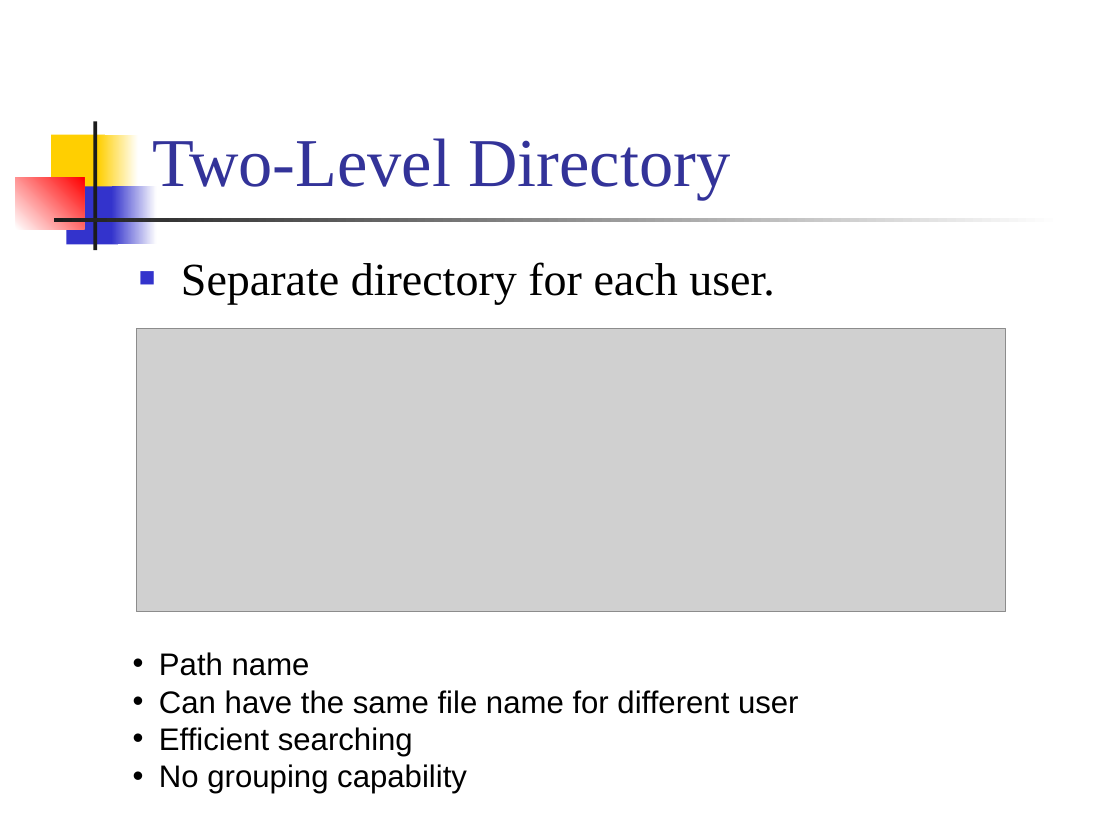
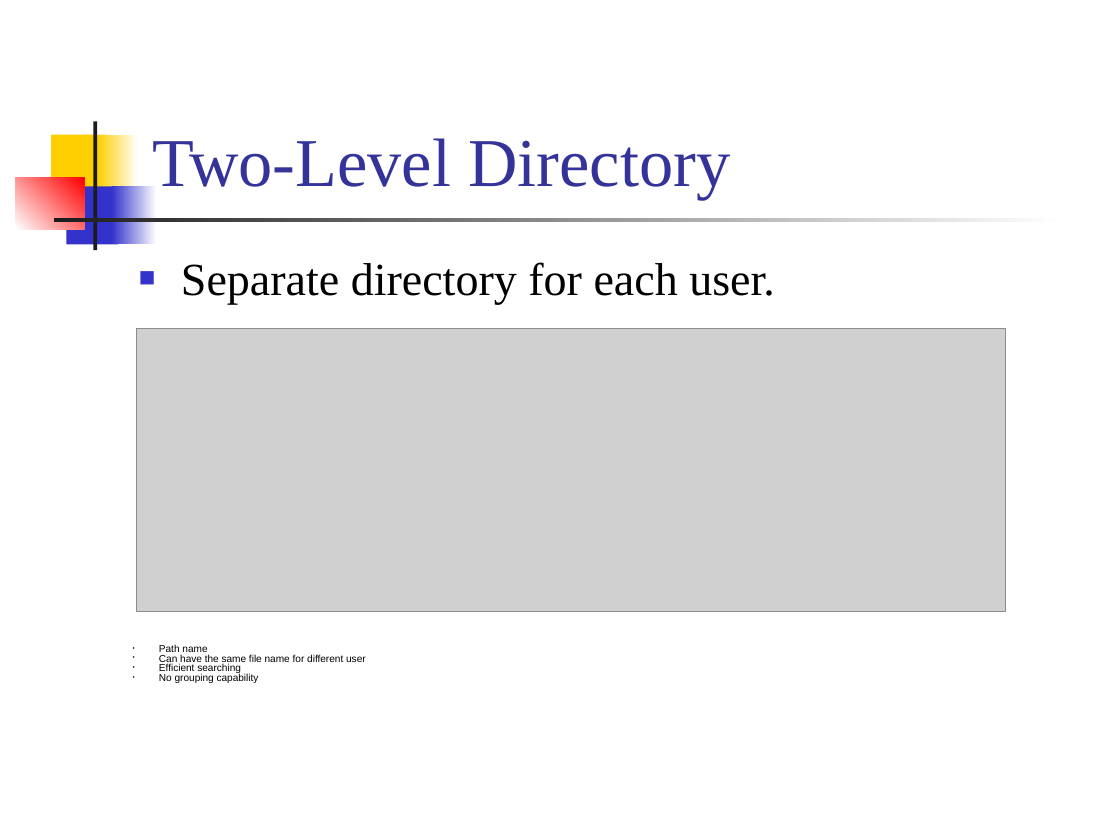
Before and after one commit to CGUSystemCourses/Unix-2015, a slide deck: slide 10 of Lectures/lec05-file_syst_adv/lec05-adv_file_syst.ppt. Drawn at 1120x840 pixels with LibreOffice and Linux fonts; fonts in the diff are those of the drawing; grey boxes stand for pictures. Boxes give left, top, right and bottom in pixels: in the first picture for what was removed or moved away, otherwise in the second. Text is boxed around its words. In the diff, an @@ line names an element or a change of style, - is before the commit and + after.

```diff
--- a/Lectures/lec05-file_syst_adv/lec05-adv_file_syst.ppt
+++ b/Lectures/lec05-file_syst_adv/lec05-adv_file_syst.ppt
@@ text "Path name" at box(159, 644, 366, 683): size 20 to 6.5 pt; line spacing 1 to 0.8 @@
```
Also in this commit, not shown: 3 other slides changed, 1 other file.
